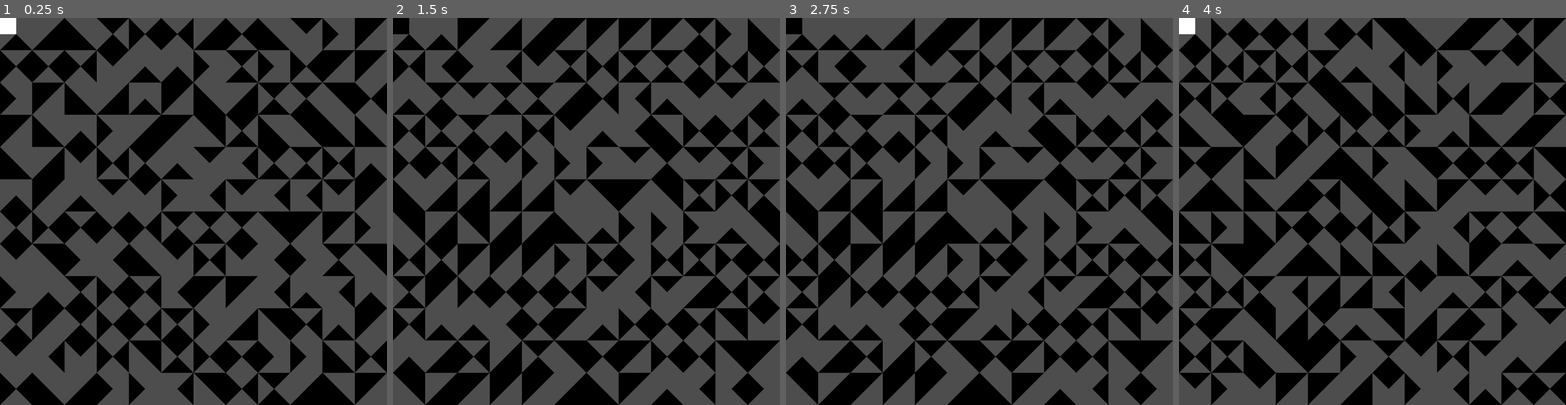
Above: before the commit, frames 1-4 (left to right).
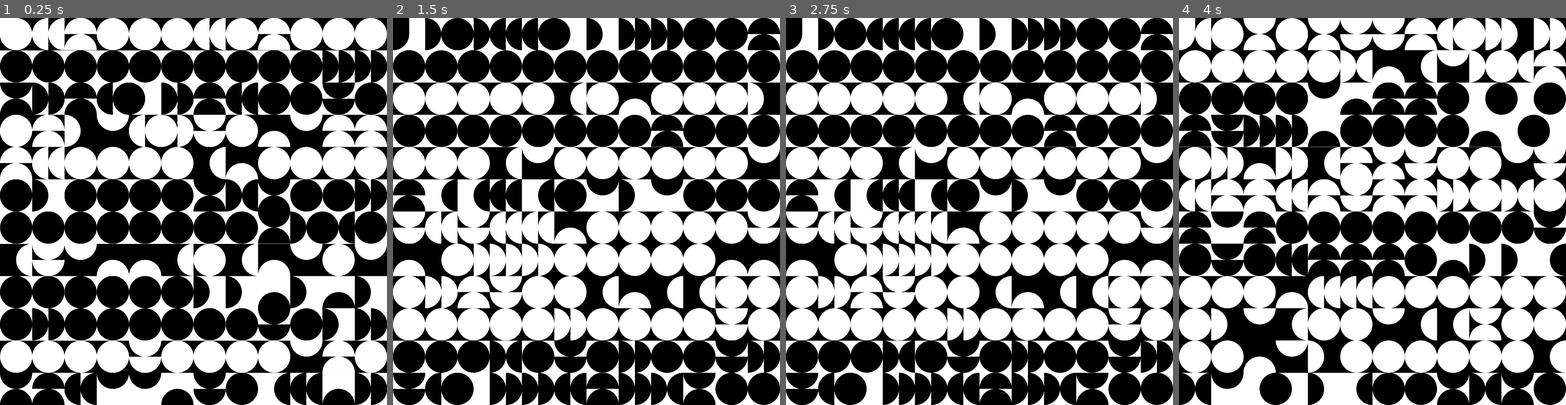
Above: after the commit, the same moments.

Repository: rio-raimundo/Sykora-painting-recreation
Game: Godot game, scene res://scenes/main.tscn
Same seed, same stepped clock (60 frames per second), same inputs: the game is played once before the commit and once after it.
Inputs (mouse positions are in pixels of both pictures, inside the frame that each line leads up to):
- Up to frame 1 (0.25 s): no input
- Up to frame 2 (1.5 s): tap Enter at 0.5 s; move the mouse to (408, 33) at 0.52 s; tap P at 0.6 s; click (408, 33) at 0.67 s; tap Space at 1.25 s; move the mouse to (439, 33) at 1.27 s; hold S from 1.28 s (still down); tap R at 1.35 s; click (439, 33) at 1.42 s
- Up to frame 3 (2.75 s): tap Enter at 2 s; move the mouse to (867, 33) at 2.02 s; release S at 2.03 s; tap H at 2.1 s; click (867, 33) at 2.17 s
- Up to frame 4 (4 s): tap Space at 2.75 s; move the mouse to (1291, 33) at 2.77 s; tap C at 2.85 s; click (1291, 33) at 2.92 s; tap Enter at 3.5 s; move the mouse to (1326, 33) at 3.52 s; hold S from 3.53 s (still down); tap P at 3.6 s; click (1326, 33) at 3.67 s

The runs differ from the first frame. In frame 1, 78% of the frame differs, in the area x 0-100%, y 0-100%; in frame 2, 78%; in frame 3, 78%; in frame 4, 81%.

Commit message:
All original features are working!

Diff:
--- a/scenes/grid_square.tscn
+++ b/scenes/grid_square.tscn
@@ -6,7 +6,13 @@
 script = ExtResource("1_mb54p")
 
 [node name="CollisionShape2D" type="CollisionShape2D" parent="."]
+z_index = 1
 
 [node name="Sprite2D" type="Sprite2D" parent="."]
 
+[node name="ColorRect" type="ColorRect" parent="."]
+z_index = -1
+mouse_filter = 1
+color = Color(1, 1, 1, 0)
+
 [connection signal="input_event" from="." to="." method="_on_input_event"]
--- a/scripts/grid.gd
+++ b/scripts/grid.gd
@@ -13,7 +13,7 @@
 # Load in class for specified pattern
 # Each class contains an array of starting probabilities and an array of textures, which are passed through to the GridSquares instances
 # Current available patterns can be found by querying PatternsList.PatternNames
-var pattern = PatternsList.Patterns[PatternsList.PatternNames.TRIANGLES1]
+var pattern = PatternsList.Patterns[PatternsList.PatternNames.SEMICIRCLES]
 
 # Calculated variables
 const EXTRA_DRAWN = max(1, N_CELLS/6) * 2		# How many 'offscreen' cells to draw because of the tilt angle. Defaults to 1/3, minimum of 2. Must be even.
--- a/scripts/grid_square.gd
+++ b/scripts/grid_square.gd
@@ -5,6 +5,8 @@
 signal square_clicked(id: Vector2i, button_index)
 
 @onready var sprite: Sprite2D = $Sprite2D
+@onready var rect: ColorRect = $ColorRect
+@onready var bb: CollisionShape2D = $CollisionShape2D
 
 
 # Initialise variables
@@ -16,17 +18,20 @@
 var size: float
 var textures: Array
 
-var is_white: bool
 var initial_pattern_idx: int
 var current_pattern_idx: int:
 	set(val):
 		current_pattern_idx = val
 		set_pattern(val)
-
 var orientation: float:
 	set(val):
 		orientation = val
 		if sprite: sprite.rotation_degrees = orientation
+var is_white: bool = false:
+	set(val):
+		is_white = val
+		if rect: rect.color = Color(is_white, is_white, is_white)
+		if sprite: sprite.modulate = Color(!is_white, !is_white, !is_white)
 
 func setup(
 	# Identifiers
@@ -43,10 +48,14 @@
 	self.points = points
 	self.textures = textures
 
+	# Initialise the background rectangle
+	rect.size = Vector2(self.size, self.size)
+	rect.position = -rect.size / 2.0
+
 	# Initialise collision bounding box using points
 	self.shape = ConvexPolygonShape2D.new()
 	self.shape.points = points  # shape.points is RELATIVE
-	$CollisionShape2D.shape = shape
+	bb.shape = shape
 
 func set_pattern(pattern_idx: int):
 	if !sprite: return
Binary file changed: assets/shapes/semicircles/Artboard 1.png
Binary file changed: assets/shapes/semicircles/Artboard 2.png
Binary file changed: assets/shapes/semicircles/Artboard 3.png
Binary file changed: assets/shapes/semicircles/Artboard 4.png
Binary file changed: assets/shapes/triangles-1/Artboard 1.png
Binary file changed: assets/shapes/triangles-1/Artboard 2.png
Binary file changed: assets/shapes/triangles-1/Artboard 3.png
